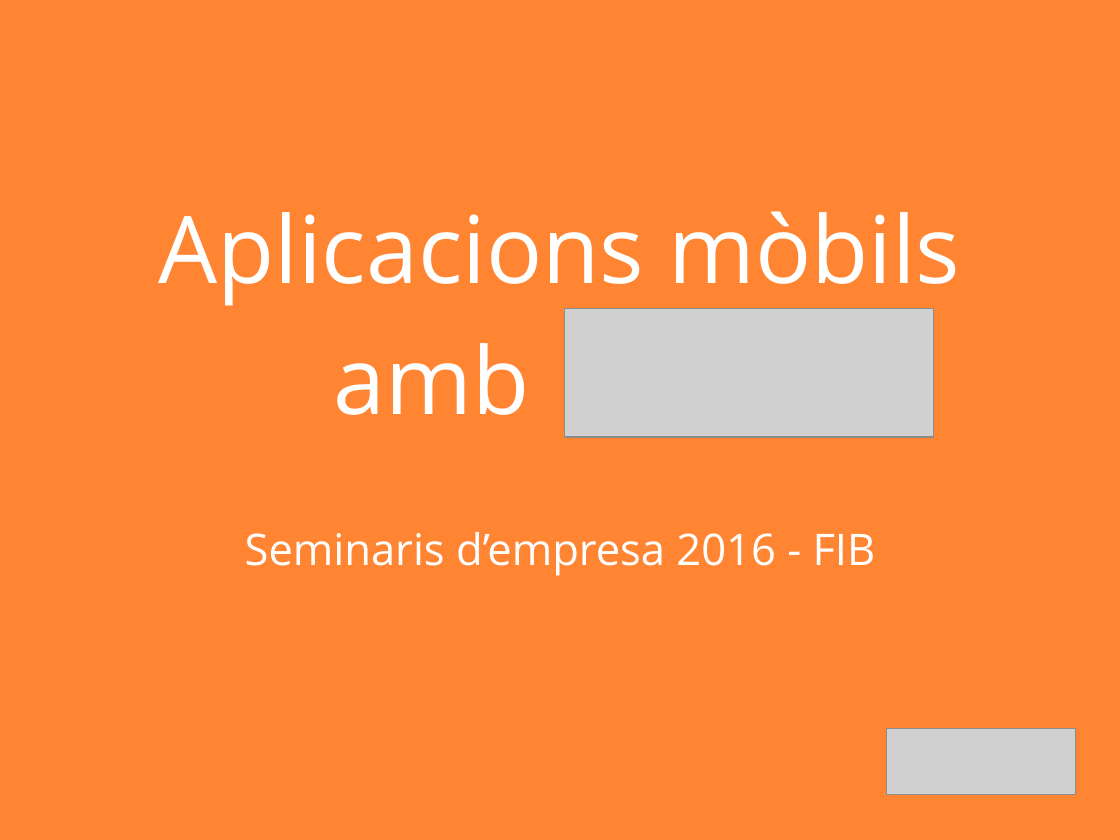
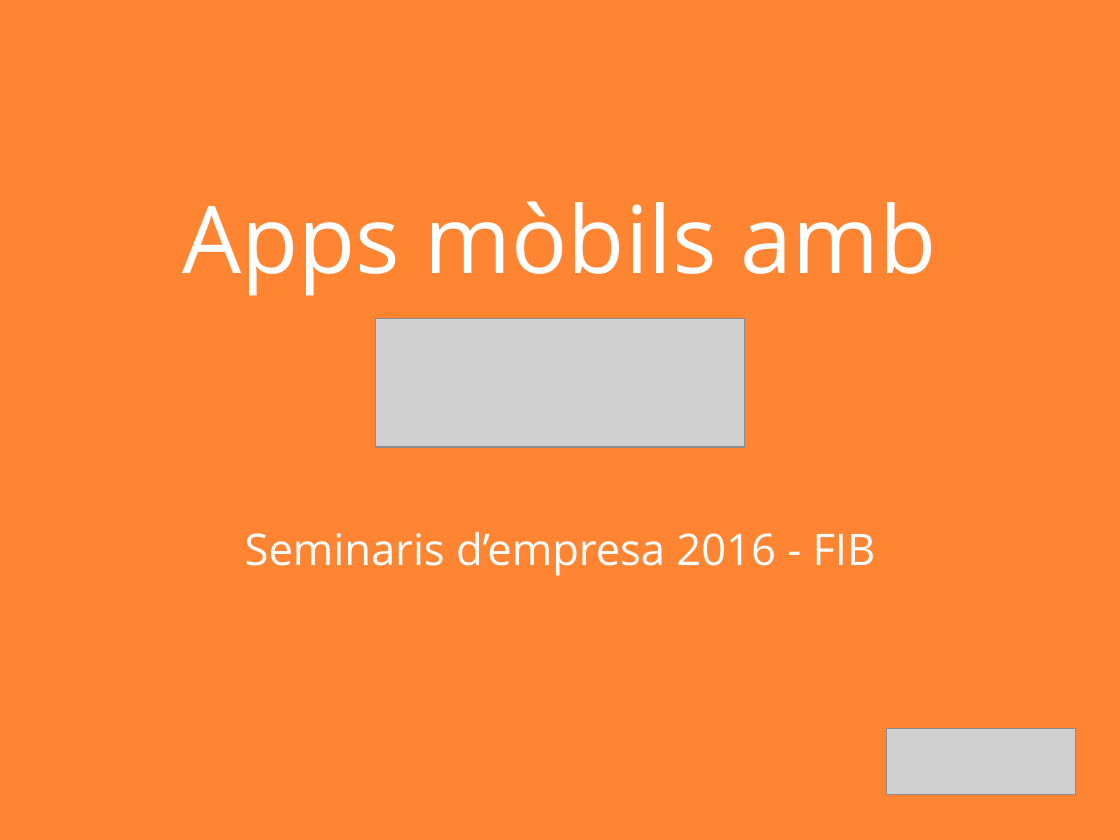
Before and after one commit to nmaletm/git-presentation, a slide deck: slide 1 of Presentations/P3.2 - Conclusio.pptx. Drawn at 1120x840 pixels with LibreOffice and Linux fonts; fonts in the diff are those of the drawing; grey boxes stand for pictures. Boxes give left, top, right and bottom in pixels: in the first picture for what was removed or moved away, otherwise in the second. Text is boxed around its words. In the diff, an @@ line names an element or a change of style, - is before the commit and + after.

```diff
--- a/Presentations/P3.2 - Conclusio.pptx
+++ b/Presentations/P3.2 - Conclusio.pptx
@@ title at [183,201,937,296]: text changed @@
-Aplicacions mòbils amb
+Apps mòbils amb
@@ picture: place and size @@
-picture at [564,309,933,437]
+picture at [375,319,744,447]
```
Also in this commit, not shown: 2 slides added, 1 slide removed, 6 other files.
